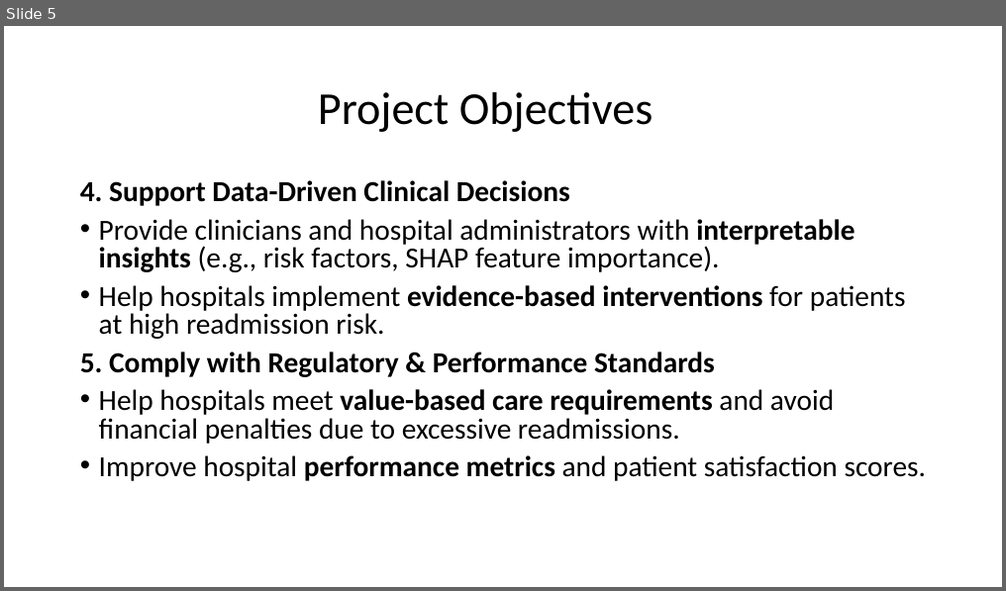
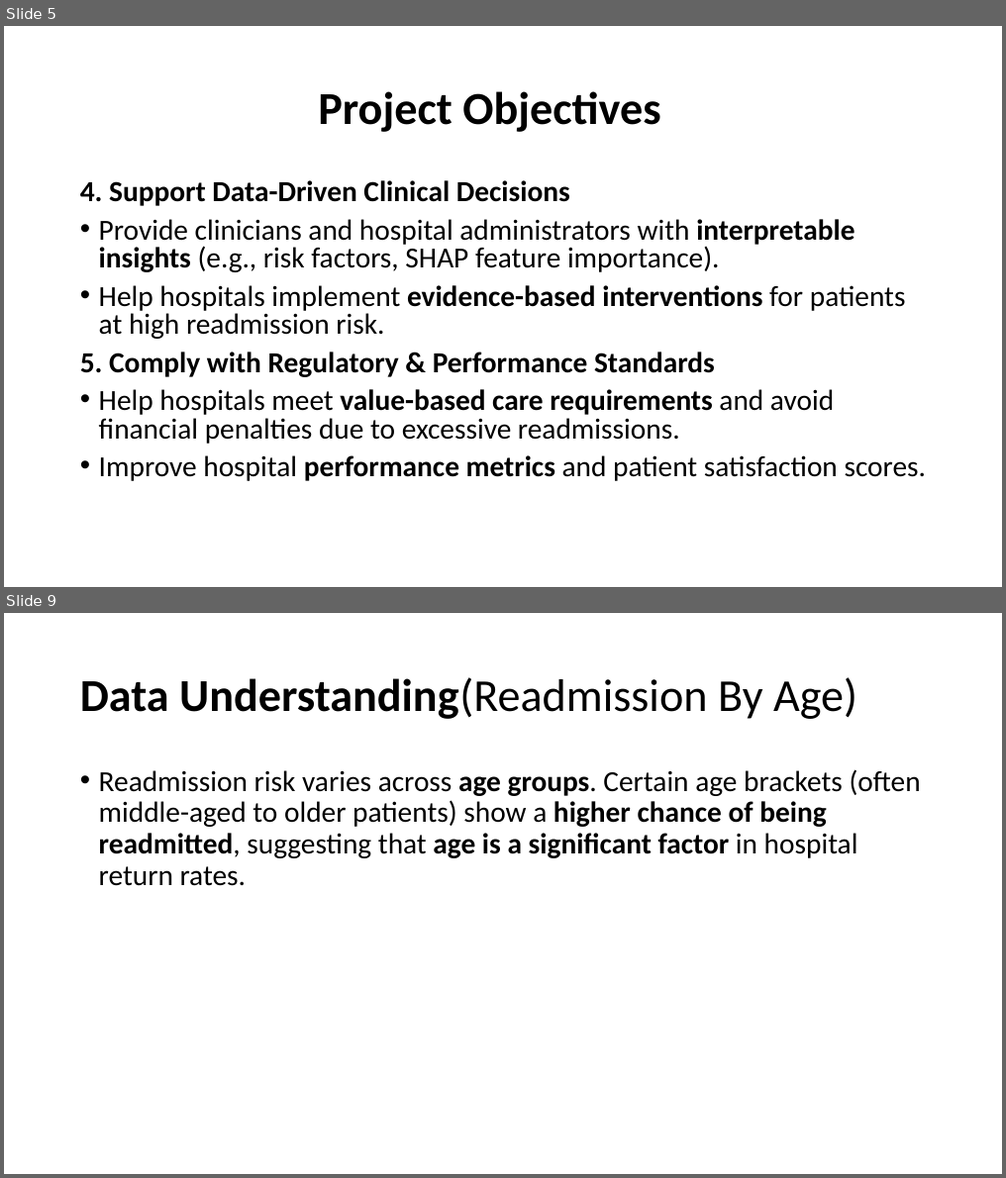
Before and after one commit to MburuMr/Diabetes-Readmission-Prediction, a slide deck: Presentation2.pptx. Shown one above the other, each under a label of ours: slide 5 before the commit, slides 5 and 9 after it; the slides between them are not shown. The pictures are 1006x591 and 1006x1178 pixels, drawn with LibreOffice and Linux fonts; fonts in the diff are those of the drawing. Boxes give left, top, right and bottom in pixels: in the first picture for what was removed or moved away, otherwise in the second. Text is boxed around its words. In the diff, an @@ line names an element or a change of style, - is before the commit and + after.

```diff
--- a/Presentation2.pptx
+++ b/Presentation2.pptx
@@ slide 9 added at (x1=4, y1=613, x2=1002, y2=1174), background #FFFFFF @@
@@ title added at (x1=80, y1=677, x2=857, y2=719), 44 pt, text #000000 @@
+Data Understanding(Readmission By Age)
@@ text added at (x1=99, y1=769, x2=921, y2=886), 28 pt, text #000000 @@
+• Readmission risk varies across age groups. Certain age brackets (often middle-aged to older patients) show a higher chance of being readmitted, suggesting that age is a significant factor in hospital return rates.
@@ slide 5 changed as well @@
@@ title "Project Objectives" at (x1=318, y1=91, x2=660, y2=132): bold on @@
```
Also in this commit, not shown: 4 other slides changed, 12 other slides added, 1 slide removed.
